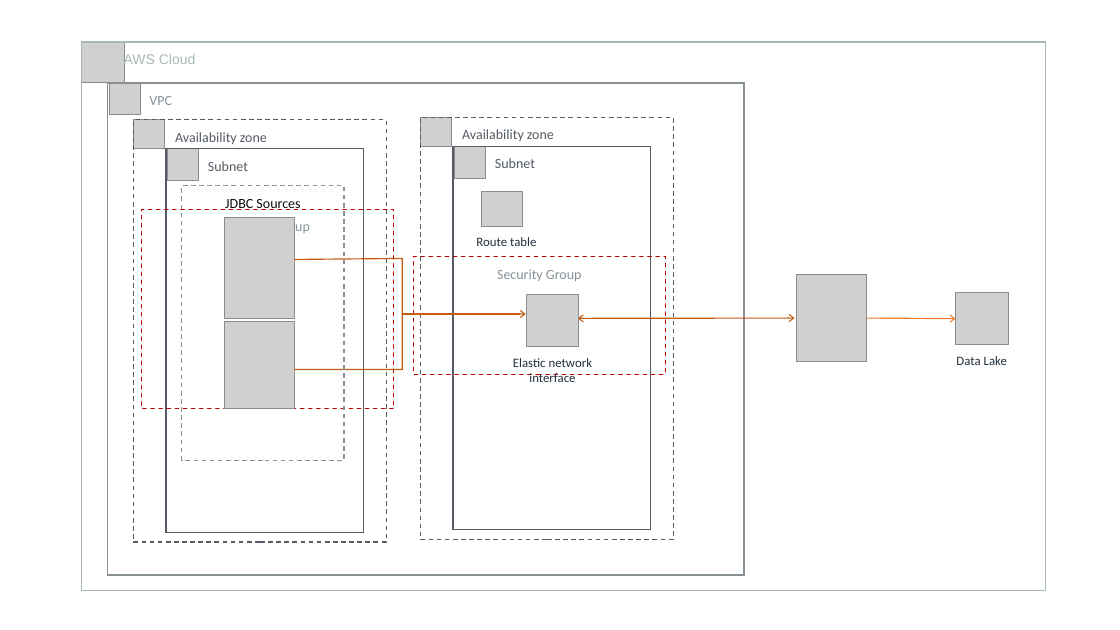
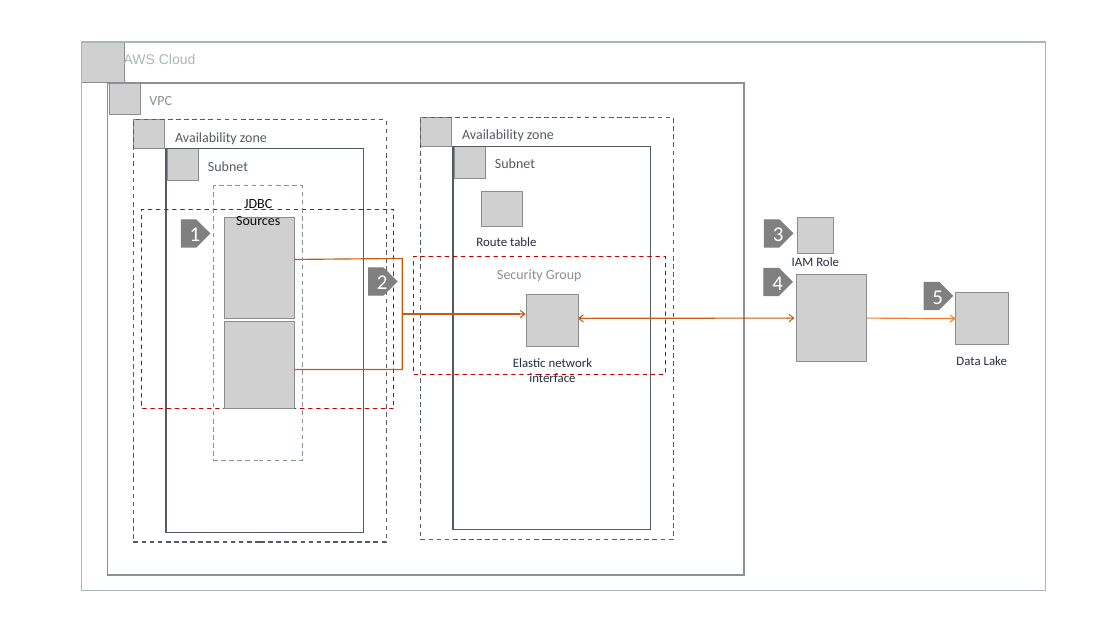
Before and after one commit to aws-samples/aws-dbs-refarch-datalake, a slide deck: slide 6 of src/datalake_reference_architecture.pptx. Drawn at 1120x630 pixels with LibreOffice and Linux fonts; fonts in the diff are those of the drawing; grey boxes stand for pictures. Boxes give left, top, right and bottom in pixels: in the first picture for what was removed or moved away, otherwise in the second. Text is boxed around its words. In the diff, an @@ line names an element or a change of style, - is before the commit and + after.

```diff
--- a/src/datalake_reference_architecture.pptx
+++ b/src/datalake_reference_architecture.pptx
@@ rectangle "JDBC Sources": place and size @@
-rectangle "JDBC Sources" at [182, 186, 344, 460]
+rectangle "JDBC Sources" at [214, 186, 303, 460]
@@ pentagon arrow added at [181, 220, 210, 247], fill #808080, outline #808080 1 pt, 18 pt, text #FFFFFF @@
+1
@@ text in rectangle at [274, 219, 310, 235]: text removed @@
-Security Group
@@ pentagon arrow added at [765, 220, 793, 247], fill #808080, outline #808080 1 pt, 18 pt, text #FFFFFF @@
+3
@@ picture added at [797, 218, 833, 254] @@
@@ pentagon arrow added at [369, 268, 397, 295], fill #808080, outline #808080 1 pt, 18 pt, text #FFFFFF @@
+2
@@ pentagon arrow added at [765, 268, 793, 295], fill #808080, outline #808080 1 pt, 18 pt, text #FFFFFF @@
+4
@@ text added at [792, 257, 839, 266], 11 pt, text #232F3E @@
+IAM Role
@@ pentagon arrow added at [924, 282, 953, 309], fill #808080, outline #808080 1 pt, 18 pt, text #FFFFFF @@
+5
```
Also in this commit, not shown: 8 other slides changed, 8 other files.
